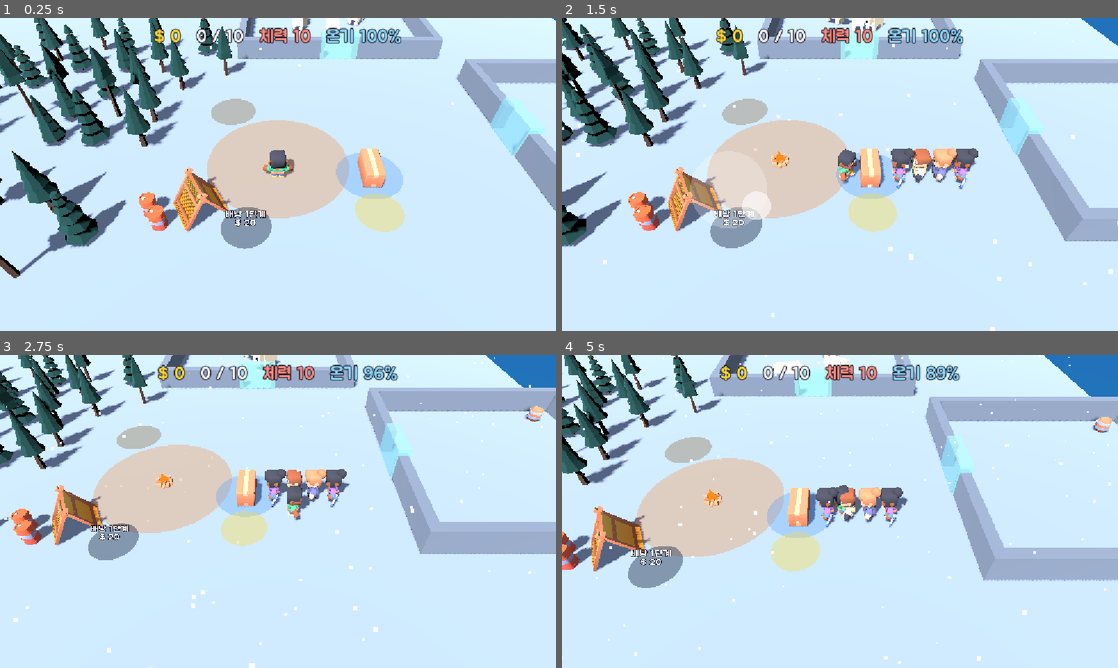
Above: before the commit, frames 1-4 (two rows, left to right).
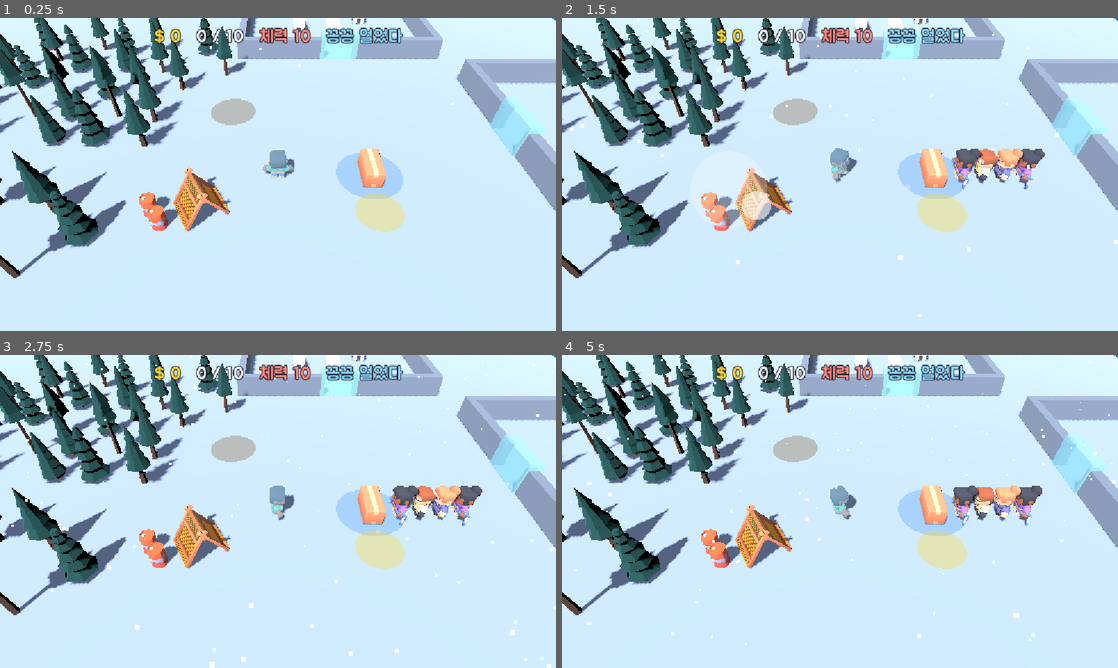
Above: after the commit, the same moments.

Repository: kimpro4214/FrostCamp
Game: Godot game, scene res://frost_camp/scenes/main.tscn
The game is run twice, just before and just after one commit, with the same random seed, the same clock (stepped at 60 frames per second) and the same inputs.
Inputs (mouse positions are in pixels of both pictures, inside the frame that each line leads up to):
- Up to frame 1 (0.25 s): no input
- Up to frame 2 (1.5 s): move the mouse to (962, 158) at 0.52 s; hold D 0.53-1.25 s; click (962, 158) at 0.67 s; drag from (728, 190) to (812, 237) at 1.27 s
- Up to frame 3 (2.75 s): move the mouse to (333, 442) at 2.02 s; hold D from 2.03 s (still down)
- Up to frame 4 (5 s): release D at 2.75 s; drag from (812, 574) to (673, 464) at 2.77 s; move the mouse to (1006, 558) at 3.52 s; hold A 3.53-4.25 s; drag from (673, 464) to (756, 433) at 4.27 s

The runs differ from the first frame. In frame 1, 7.8% of the frame differs, in the area x 37-73%, y 0-74%; in frame 2, 38%; in frame 3, 40%; in frame 4, 41%, in the area x 0-100%, y 0-99%.
Error after the commit: Invalid access to property or key 'towers' on a base object of type 'Dictionary'. (res://frost_camp/sim/frost_sim.gd:87)

Commit message:
feat: 프로스트 캠프 습격 웨이브와 포탑 규칙 추가

Diff:
--- a/frost_camp/sim/frost_sim.gd
+++ b/frost_camp/sim/frost_sim.gd
@@ -13,6 +13,12 @@
 signal structure_hit(index: int, damage: int)
 signal structure_broken(index: int)
 signal structure_repaired(index: int)
+signal raid_warning(wave: int, spawn_pos: Vector2)
+signal raid_started(wave: int)
+signal raid_cleared(wave: int)
+signal raider_hit(index: int, agent: SimAgent)
+signal raider_killed(index: int, agent: SimAgent)
+signal tower_fired(tower_index: int, raider_index: int)
 signal game_won
 
 var balance: Dictionary
@@ -46,7 +52,12 @@
 ## 업그레이드로 바뀌는 플레이어 능력치. 적재량은 player.stack.capacity에 있다.
 var stats := {}
 var rng := RandomNumberGenerator.new()
+## 습격 웨이브와 습격 곰들
+var raid: Raid
+## 포탑 목록. {"id": String, "pos": Vector2, "level": int, "timer": float, "structure": Structure}
+var towers: Array[Dictionary] = []
 var _fighting_bear := -1
+var _fighting_raider := -1
 
 
 func _init(balance_data: Dictionary, layout: Dictionary, seed_value: int = 1) -> void:
@@ -69,8 +80,18 @@
 		var stall := Stall.new(s.item, _vec(s.pos), _vec(s.cash_pos), balance)
 		stall.unlock = s.get("unlock", "")
 		stall.structure = _add_structure("stall", stall.pos, _vec(s.repair_pos))
+		stall.structure.unlock = stall.unlock
+		stall.structure.raid_target = s.get("raid_target", true)
 		stalls.append(stall)
 	woodpile_structure = _add_structure("woodpile", woodpile_pos, _vec(layout.woodpile_repair))
+	for t in layout.towers:
+		var tower_structure := _add_structure("tower", _vec(t.pos), _vec(t.repair_pos))
+		tower_structure.unlock = t.id
+		towers.append({"id": t.id, "pos": _vec(t.pos), "level": 0, "timer": 0.0, "structure": tower_structure})
+	var spawns: Array[Vector2] = []
+	for p in layout.raid_spawns:
+		spawns.append(_vec(p))
+	raid = Raid.new(balance.raid, spawns)
 	for id in layout.zones:
 		zones.append(PurchaseZone.new(id, _vec(layout.zones[id]), balance.zones[id]))
 	for id in layout.heat:
@@ -118,6 +139,12 @@
 	return is_stall_open(stall) and not stall.structure.is_broken()
 
 
+## 열려 있고(해금된) 부서지지 않은 시설이면 true.
+func is_structure_standing(index: int) -> bool:
+	var structure := structures[index]
+	return not structure.is_broken() and (structure.unlock == "" or unlocked.has(structure.unlock))
+
+
 ## 시설 하나에 피해를 준다. 부서지면 structure_broken이 나온다.
 func damage_structure(index: int, damage: int) -> void:
 	var structure := structures[index]
@@ -161,6 +188,8 @@
 	_tick_fight(player, delta)
 	for i in bears.size():
 		bears[i].tick(delta, i == _fighting_bear, rng)
+	_tick_raid(delta)
+	_tick_towers(delta)
 	_tick_collect_cash(player)
 	_tick_purchase(player, delta)
 	_tick_cold(player, delta, stats.cold_drain)
@@ -232,42 +261,113 @@
 		agent.stack.push("log")
 
 
-## 곰 근처에 가면 자동으로 싸운다. 곰도 반격하고, 체력이 0이 되면 잠시 멍해진다(죽지 않는다).
+## 곰(서식지 곰이나 습격 곰) 근처에 가면 가까운 쪽과 자동으로 싸운다.
+## 곰도 반격하고, 체력이 0이 되면 잠시 멍해진다(죽지 않는다).
+## 서식지 곰은 고기를 담을 자리가 있어야 싸우지만, 습격 곰은 자리가 없어도 막는다.
 func _tick_fight(agent: SimAgent, delta: float) -> void:
 	var config: Dictionary = balance.bear
 	_fighting_bear = -1
+	_fighting_raider = -1
 	if agent.dazed_left > 0.0:
 		agent.dazed_left -= delta
 		if agent.dazed_left <= 0.0:
 			agent.dazed_left = 0.0
 			agent.hp = agent.max_hp
 		return
-	var index := _nearest_living_bear(agent.pos)
-	if index == -1 or agent.stack.free_space() < int(config.meat_dropped):
+	var bear_index := _nearest_living_bear(agent.pos)
+	if agent.stack.free_space() < int(config.meat_dropped):
+		bear_index = -1
+	var raider_index := _nearest_raider(agent.pos)
+	if raider_index != -1 and bear_index != -1:
+		if agent.pos.distance_to(raid.bears[raider_index].pos) <= agent.pos.distance_to(bears[bear_index].pos):
+			bear_index = -1
+		else:
+			raider_index = -1
+	if bear_index == -1 and raider_index == -1:
 		agent.attack_timer = 0.0
 		agent.hp = minf(agent.hp + float(balance.player.hp_regen) * delta, agent.max_hp)
 		return
-	_fighting_bear = index
-	var bear := bears[index]
+	var enemy = raid.bears[raider_index] if raider_index != -1 else bears[bear_index]
+	_fighting_bear = bear_index
+	_fighting_raider = raider_index
 	agent.attack_timer += delta
 	if agent.attack_timer >= float(balance.player.harpoon_interval):
 		agent.attack_timer = 0.0
-		bear_hit.emit(index, agent)
-		if bear.take_hit(stats.harpoon_damage):
-			for i in int(config.meat_dropped):
+		if raider_index != -1:
+			raider_hit.emit(raider_index, agent)
+		else:
+			bear_hit.emit(bear_index, agent)
+		if enemy.take_hit(stats.harpoon_damage):
+			var meat := int(balance.raid.meat_dropped) if raider_index != -1 else int(config.meat_dropped)
+			for i in mini(meat, agent.stack.free_space()):
 				agent.stack.push("meat")
 			bears_killed += 1
-			bear_killed.emit(index, agent)
+			if raider_index != -1:
+				raider_killed.emit(raider_index, agent)
+			else:
+				bear_killed.emit(bear_index, agent)
 			_fighting_bear = -1
+			_fighting_raider = -1
 			return
-	bear.attack_timer += delta
-	if bear.attack_timer >= float(config.attack_interval):
-		bear.attack_timer = 0.0
+	enemy.attack_timer += delta
+	if enemy.attack_timer >= float(config.attack_interval):
+		enemy.attack_timer = 0.0
 		agent.hp -= float(config.damage)
 		if agent.hp <= 0.0:
 			agent.hp = 0.0
 			agent.dazed_left = float(balance.player.dazed_time)
 			agent.attack_timer = 0.0
+
+
+## 습격 진행. 경고·습격·방어 성공 이벤트를 내고, 습격 곰을 가장 가까운 멀쩡한 시설로 몰아 부수게 한다.
+func _tick_raid(delta: float) -> void:
+	match raid.tick(delta, rng):
+		"warning":
+			raid_warning.emit(raid.wave + 1, raid.spawn_pos)
+		"attack":
+			raid_started.emit(raid.wave)
+		"cleared":
+			raid_cleared.emit(raid.wave)
+	var config: Dictionary = balance.raid
+	for i in raid.bears.size():
+		var bear := raid.bears[i]
+		if not bear.is_alive() or i == _fighting_raider:
+			continue
+		if bear.target == -1 or not is_structure_standing(bear.target):
+			bear.target = _nearest_standing_structure(bear.pos)
+			bear.attack_timer = 0.0
+		if bear.target == -1:
+			continue
+		var goal := structures[bear.target].pos
+		if bear.pos.distance_to(goal) > float(config.attack_radius):
+			bear.pos = bear.pos.move_toward(goal, bear.speed * delta)
+			continue
+		bear.attack_timer += delta
+		if bear.attack_timer >= float(config.attack_interval):
+			bear.attack_timer = 0.0
+			damage_structure(bear.target, int(config.damage))
+
+
+## 산 포탑은 사거리 안의 가장 가까운 습격 곰을 일정 간격으로 쏜다. 부서진 포탑은 쏘지 않는다.
+func _tick_towers(delta: float) -> void:
+	var config: Dictionary = balance.tower
+	for t in towers.size():
+		var tower: Dictionary = towers[t]
+		if tower.level == 0 or tower.structure.is_broken():
+			continue
+		tower.timer = minf(tower.timer + delta, float(config.interval))
+		if tower.timer < float(config.interval):
+			continue
+		var target := _nearest_raider(tower.pos, float(config.range))
+		if target == -1:
+			continue
+		tower.timer = 0.0
+		tower_fired.emit(t, target)
+		raider_hit.emit(target, null)
+		var damage: int = int(config.damage) + int(config.damage_add) * (int(tower.level) - 1)
+		if raid.bears[target].take_hit(damage):
+			bears_killed += 1
+			raider_killed.emit(target, null)
 
 
 ## 열원 안에서는 온기가 차고, 밖에서는 drain만큼 준다.
@@ -330,7 +430,17 @@
 func _apply_effect(effect: Dictionary) -> void:
 	if effect.has("unlock"):
 		unlocked[effect.unlock] = true
+		if effect.unlock == balance.raid.start_after:
+			raid.activate()
 		_check_ending()
+		return
+	if effect.has("tower"):
+		unlocked[effect.tower] = true
+		for tower in towers:
+			if tower.id == effect.tower:
+				if tower.level == 0:
+					tower.timer = float(balance.tower.interval)  # 세우자마자 쏠 수 있다.
+				tower.level += 1
 		return
 	if effect.has("hire"):
 		var worker := Worker.new(effect.hire, worker_spawn, balance.workers[effect.hire])
@@ -372,6 +482,30 @@
 	return best
 
 
+## 사거리 안에서 가장 가까운 살아 있는 습격 곰. 사거리를 안 주면 근접 전투 거리다.
+func _nearest_raider(pos: Vector2, max_dist: float = -1.0) -> int:
+	var best := -1
+	var best_dist := max_dist if max_dist > 0.0 else float(balance.interact.bear_radius)
+	for i in raid.bears.size():
+		var dist := pos.distance_to(raid.bears[i].pos)
+		if raid.bears[i].is_alive() and dist <= best_dist:
+			best = i
+			best_dist = dist
+	return best
+
+
+## 습격 곰이 노릴 가장 가까운 시설.
+func _nearest_standing_structure(pos: Vector2) -> int:
+	var best := -1
+	var best_dist := INF
+	for i in structures.size():
+		var dist := pos.distance_to(structures[i].pos)
+		if structures[i].raid_target and is_structure_standing(i) and dist < best_dist:
+			best = i
+			best_dist = dist
+	return best
+
+
 func _nearest_living_bear(pos: Vector2) -> int:
 	var best := -1
 	var best_dist := float(balance.interact.bear_radius)
--- /dev/null
+++ b/frost_camp/sim/raid.gd
@@ -0,0 +1,73 @@
+class_name Raid
+extends RefCounted
+## 습격 웨이브 진행. 서식지를 연 뒤 start_delay초가 지나면 interval초마다 경고가 뜨고,
+## warning초 뒤 곰 무리가 스폰 지점 하나에서 나온다. 무리를 다 잡아야 다음 웨이브 시계가 돈다.
+
+enum State { DORMANT, WAITING, WARNING, ATTACKING }
+
+var config: Dictionary
+var spawns: Array[Vector2] = []
+var state := State.DORMANT
+## 다음 단계까지 남은 시간(대기 중이면 경고까지, 경고 중이면 습격까지)
+var time_left := 0.0
+## 지금까지 시작된 웨이브 수. 첫 웨이브가 1이다.
+var wave := 0
+var spawn_pos := Vector2.ZERO
+var bears: Array[RaidBear] = []
+
+
+func _init(raid_config: Dictionary, spawn_points: Array[Vector2]) -> void:
+	config = raid_config
+	spawns = spawn_points
+
+
+## 서식지를 열면 부른다. 첫 경고까지 시계가 돌기 시작한다.
+func activate() -> void:
+	if state == State.DORMANT:
+		state = State.WAITING
+		time_left = float(config.start_delay)
+
+
+func alive_count() -> int:
+	var count := 0
+	for bear in bears:
+		if bear.is_alive():
+			count += 1
+	return count
+
+
+## 웨이브 n에 나올 곰 수와 체력
+func wave_count(n: int) -> int:
+	return mini(int(config.count_base) + int(config.count_growth) * (n - 1), int(config.count_max))
+
+
+func wave_hp(n: int) -> int:
+	return int(config.hp_base) + int(config.hp_growth) * (n - 1)
+
+
+## 상태가 바뀌면 그 이름을 돌려준다("warning", "attack", "cleared"). 아니면 빈 문자열.
+func tick(delta: float, rng: RandomNumberGenerator) -> String:
+	match state:
+		State.WAITING:
+			time_left -= delta
+			if time_left <= 0.0:
+				state = State.WARNING
+				time_left = float(config.warning)
+				spawn_pos = spawns[rng.randi() % spawns.size()]
+				return "warning"
+		State.WARNING:
+			time_left -= delta
+			if time_left <= 0.0:
+				wave += 1
+				state = State.ATTACKING
+				bears.clear()
+				for i in wave_count(wave):
+					var offset := Vector2(rng.randf_range(-1.5, 1.5), rng.randf_range(-1.5, 1.5))
+					bears.append(RaidBear.new(spawn_pos + offset, wave_hp(wave), float(config.speed)))
+				return "attack"
+		State.ATTACKING:
+			if alive_count() == 0:
+				state = State.WAITING
+				time_left = float(config.interval)
+				return "cleared"
+	return ""
--- /dev/null
+++ b/frost_camp/sim/raid_bear.gd
@@ -0,0 +1,30 @@
+class_name RaidBear
+extends RefCounted
+## 습격 웨이브의 곰 한 마리. 기지의 멀쩡한 시설로 곧장 걸어가 부순다. 쓰러지면 다시 나오지 않는다.
+
+var pos: Vector2
+var max_hp: int
+var hp: int
+var speed: float
+var attack_timer := 0.0
+## 지금 노리는 시설 번호(sim.structures). 없으면 -1.
+var target := -1
+
+
+func _init(spawn_pos: Vector2, bear_hp: int, bear_speed: float) -> void:
+	pos = spawn_pos
+	max_hp = bear_hp
+	hp = bear_hp
+	speed = bear_speed
+
+
+func is_alive() -> bool:
+	return hp > 0
+
+
+## damage만큼 맞는다. 이번 공격으로 쓰러지면 true.
+func take_hit(damage: int) -> bool:
+	if not is_alive():
+		return false
+	hp = maxi(hp - damage, 0)
+	return hp == 0
--- a/frost_camp/sim/structure.gd
+++ b/frost_camp/sim/structure.gd
@@ -7,6 +7,10 @@
 var pos: Vector2
 var max_hp: int
 var hp: int
+## 비어 있지 않으면 이 이름이 해금되어야 시설이 서 있는 것으로 친다(닫힌 판매대, 안 산 포탑).
+var unlock := ""
+## false면 습격 곰이 노리지 않는다. 첫 원목 판매대처럼 기본 수입원이 부서져 돈을 못 벌고 수리도 못 하는 일을 막는다.
+var raid_target := true
 ## 수리 존. 부서져 있을 때만 쓴다. 넣은 돈은 존을 떠나도 남는다.
 var repair: PurchaseZone
 
Not shown, added: frost_camp/sim/raid.gd.uid
Not shown, added: frost_camp/sim/raid_bear.gd.uid
